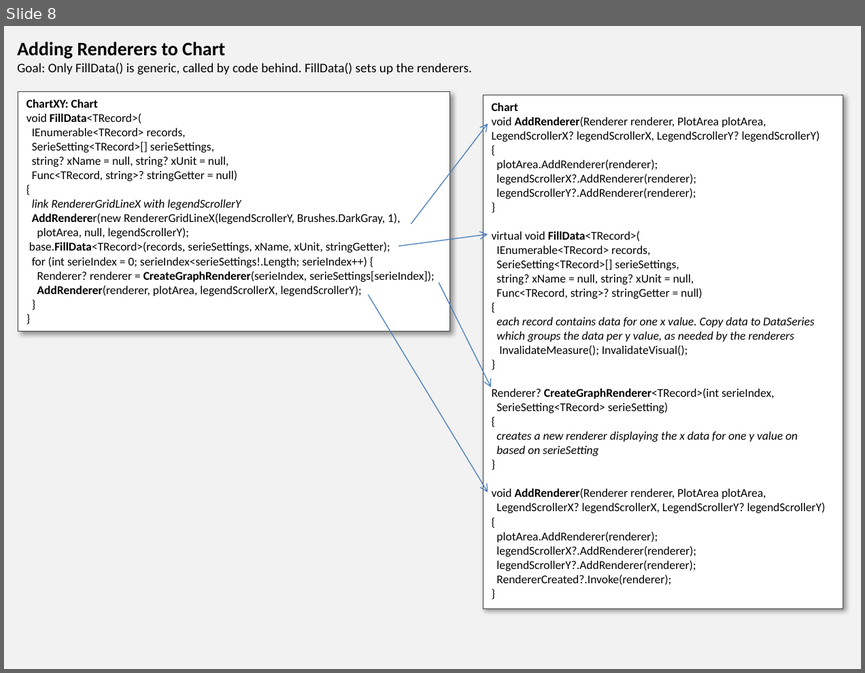
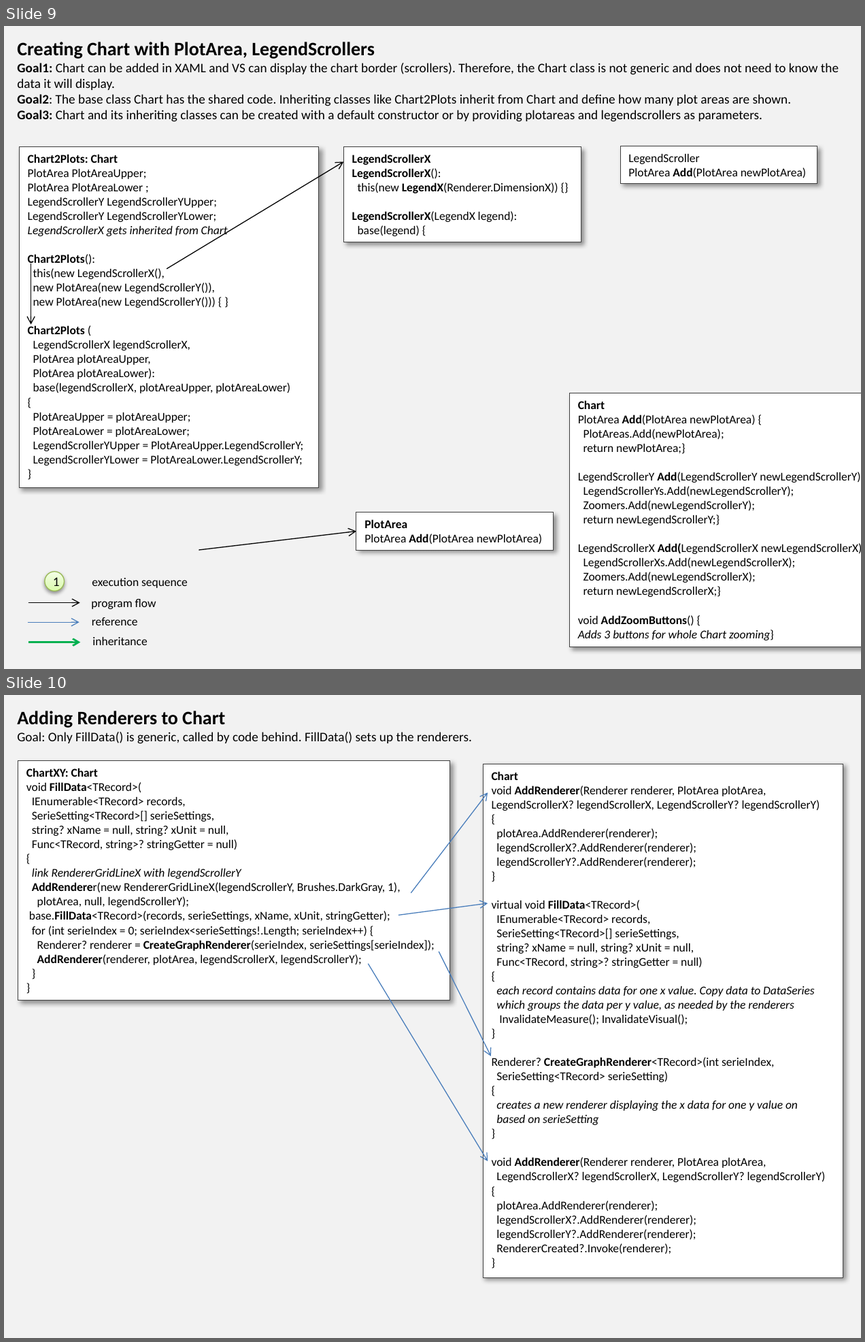
Before and after one commit to PeterHuberSg/XYGraphLib, a slide deck: XYGraphDesign1.pptx. Shown one above the other, each under a label of ours: slide 8 before the commit, slides 9 and 10 after it. The pictures are 865x673 and 865x1342 pixels, drawn with LibreOffice and Linux fonts; fonts in the diff are those of the drawing. Boxes give left, top, right and bottom in pixels: in the first picture for what was removed or moved away, otherwise in the second. Text is boxed around its words. In the diff, an @@ line names an element or a change of style, - is before the commit and + after.

```diff
--- a/XYGraphDesign1.pptx
+++ b/XYGraphDesign1.pptx
@@ slide 9 added at (4, 26, 861, 669), background #F2F2F2 @@
@@ text added at (17, 42, 838, 122), 11 pt, text #000000 @@
+Creating Chart with PlotArea, LegendScrollers
+Goal1: Chart can be added in XAML and VS can display the chart border (scrollers). Therefore, the Chart class is not generic and does not need to know the data it will display.
+Goal2: The base class Chart has the shared code. Inheriting classes like Chart2Plots inherit from Chart and define how many plot areas are shown.
+Goal3: Chart and its inheriting classes can be created with a default constructor or by providing plotareas and legendscrollers as parameters.
@@ rectangle added at (20, 147, 320, 487), fill #FFFFFF, outline #404040 0.75 pt, 10 pt, text #000000 @@
+Chart2Plots: Chart
+PlotArea PlotAreaUpper;
+PlotArea PlotAreaLower ;
+LegendScrollerY LegendScrollerYUpper;
+LegendScrollerY LegendScrollerYLower;
+LegendScrollerX gets inherited from Chart
+Chart2Plots():
+this(new LegendScrollerX(),
+new PlotArea(new LegendScrollerY()),
+new PlotArea(new LegendScrollerY())) { }
+Chart2Plots (
+LegendScrollerX legendScrollerX,
+PlotArea plotAreaUpper,
+PlotArea plotAreaLower):
+base(legendScrollerX, plotAreaUpper, plotAreaLower)
+{
+PlotAreaUpper = plotAreaUpper;
+PlotAreaLower = plotAreaLower;
+LegendScrollerYUpper = PlotAreaUpper.LegendScrollerY;
+LegendScrollerYLower = PlotAreaLower.LegendScrollerY;
+}
@@ rectangle added at (343, 147, 581, 242), fill #FFFFFF, outline #404040 0.75 pt, 10 pt, text #000000 @@
+LegendScrollerX
+LegendScrollerX():
+this(new LegendX(Renderer.DimensionX)) {}
+LegendScrollerX(LegendX legend):
+base(legend) {
@@ rectangle added at (620, 146, 817, 184), fill #FFFFFF, outline #404040 0.75 pt, 10 pt, text #000000 @@
+LegendScroller
+PlotArea Add(PlotArea newPlotArea)
@@ arrow added from (167, 269) to (343, 161), #000000 0.75 pt @@
@@ arrow added from (31, 263) to (31, 324), #000000 0.75 pt @@
@@ rectangle added at (570, 393, 861, 646), fill #FFFFFF, outline #404040 0.75 pt, 10 pt, text #000000 @@
+Chart
+PlotArea Add(PlotArea newPlotArea) {
+PlotAreas.Add(newPlotArea);
+return newPlotArea;}
+LegendScrollerY Add(LegendScrollerY newLegendScrollerY) {
+LegendScrollerYs.Add(newLegendScrollerY);
+Zoomers.Add(newLegendScrollerY);
+return newLegendScrollerY;}
+LegendScrollerX Add(LegendScrollerX newLegendScrollerX) {
+LegendScrollerXs.Add(newLegendScrollerX);
+Zoomers.Add(newLegendScrollerX);
+return newLegendScrollerX;}
+void AddZoomButtons() {
+Adds 3 buttons for whole Chart zooming}
@@ rectangle added at (356, 512, 553, 550), fill #FFFFFF, outline #404040 0.75 pt, 10 pt, text #000000 @@
+PlotArea
+PlotArea Add(PlotArea newPlotArea)
@@ arrow added from (198, 550) to (356, 531), #000000 0.75 pt @@
@@ ellipse added at (45, 571, 65, 590), fill gradient #DAFDA7 to #E4FCC2 to #F5FFE7, outline #98B955 0.75 pt, 11 pt, text #000000 @@
+1
@@ text added at (92, 577, 188, 588), 10 pt, text #000000 @@
+execution sequence
@@ arrow added from (28, 603) to (80, 603), #000000 0.75 pt @@
@@ text added at (91, 599, 156, 609), 10 pt, text #000000 @@
+program flow
@@ text added at (92, 617, 138, 625), 10 pt, text #000000 @@
+reference
@@ arrow added from (27, 622) to (79, 622), #4B7EBC 0.75 pt @@
@@ text added at (92, 637, 147, 645), 10 pt, text #000000 @@
+inheritance
@@ arrow added from (29, 642) to (80, 642), #00B050 1.5 pt @@
@@ what was slide 8 is now slide 10 @@
```
Also in this commit, not shown: 3 slides changed, 1 other slide added, 51 other files.
